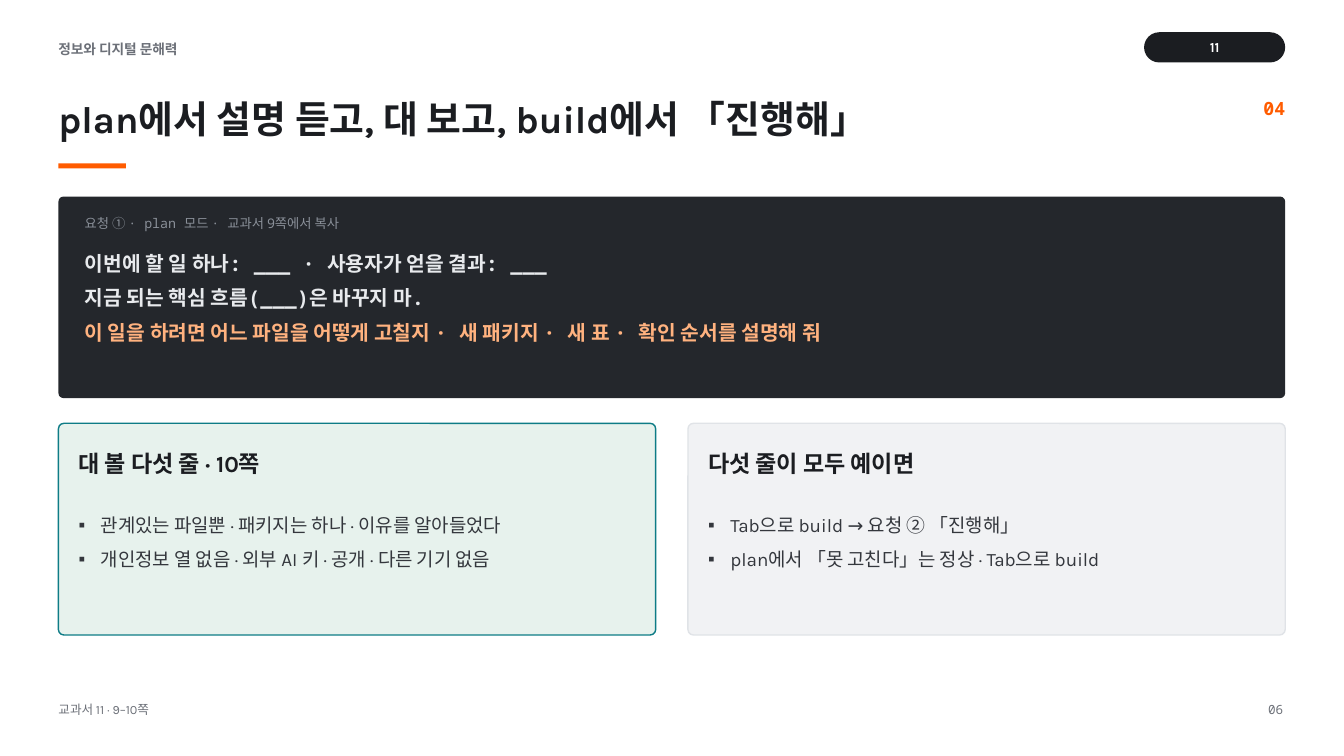
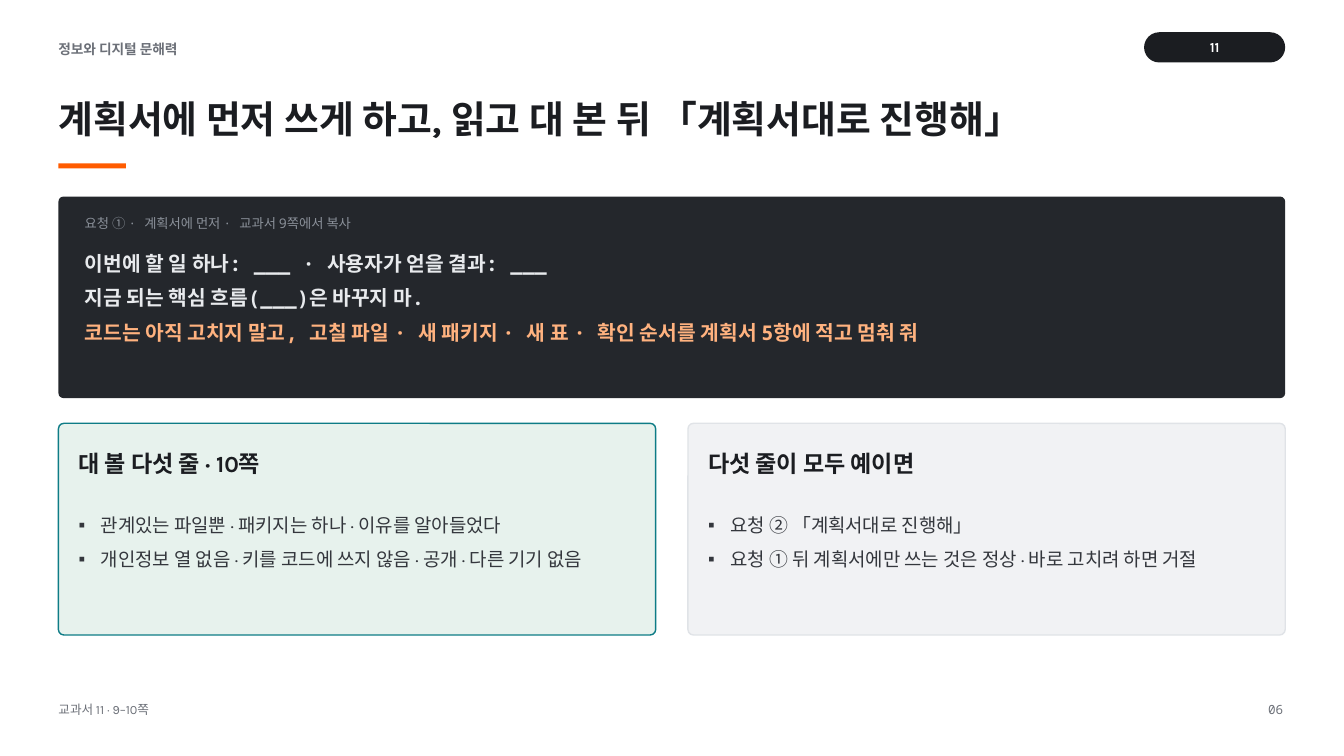
Before and after one commit to vcl-korea/2026-2nd-semester__jdh, a slide deck: slide 6 of 11/ppt/11_서비스_개발하기.pptx. Drawn at 1344x756 pixels with LibreOffice and Linux fonts; fonts in the diff are those of the drawing. Boxes give left, top, right and bottom in pixels: in the first picture for what was removed or moved away, otherwise in the second. Text is boxed around its words. In the diff, an @@ line names an element or a change of style, - is before the commit and + after.

```diff
--- a/11/ppt/11_서비스_개발하기.pptx
+++ b/11/ppt/11_서비스_개발하기.pptx
@@ text at (58, 100, 1022, 138): text changed @@
-plan에서 설명 듣고, 대 보고, build에서 「진행해」
+계획서에 먼저 쓰게 하고, 읽고 대 본 뒤 「계획서대로 진행해」
@@ text removed at (1263, 102, 1285, 115) @@
-04
@@ text at (85, 217, 351, 229): text changed @@
-요청 ① · plan 모드 · 교과서 9쪽에서 복사
+요청 ① · 계획서에 먼저 · 교과서 9쪽에서 복사
@@ text at (85, 323, 919, 343): text changed @@
-이 일을 하려면 어느 파일을 어떻게 고칠지 · 새 패키지 · 새 표 · 확인 순서를 설명해 줘
+코드는 아직 고치지 말고, 고칠 파일 · 새 패키지 · 새 표 · 확인 순서를 계획서 5항에 적고 멈춰 줘
@@ text at (730, 516, 1198, 568): text changed @@
-▪ Tab으로 build → 요청 ② 「진행해」
-▪ plan에서 「못 고친다」는 정상 · Tab으로 build
+▪ 요청 ② 「계획서대로 진행해」
+▪ 요청 ① 뒤 계획서에만 쓰는 것은 정상 · 바로 고치려 하면 거절
@@ text at (101, 550, 582, 568): text changed @@
-▪ 개인정보 열 없음 · 외부 AI 키 · 공개 · 다른 기기 없음
+▪ 개인정보 열 없음 · 키를 코드에 쓰지 않음 · 공개 · 다른 기기 없음
```
Also in this commit, not shown: 15 other slides changed, 57 other files.
